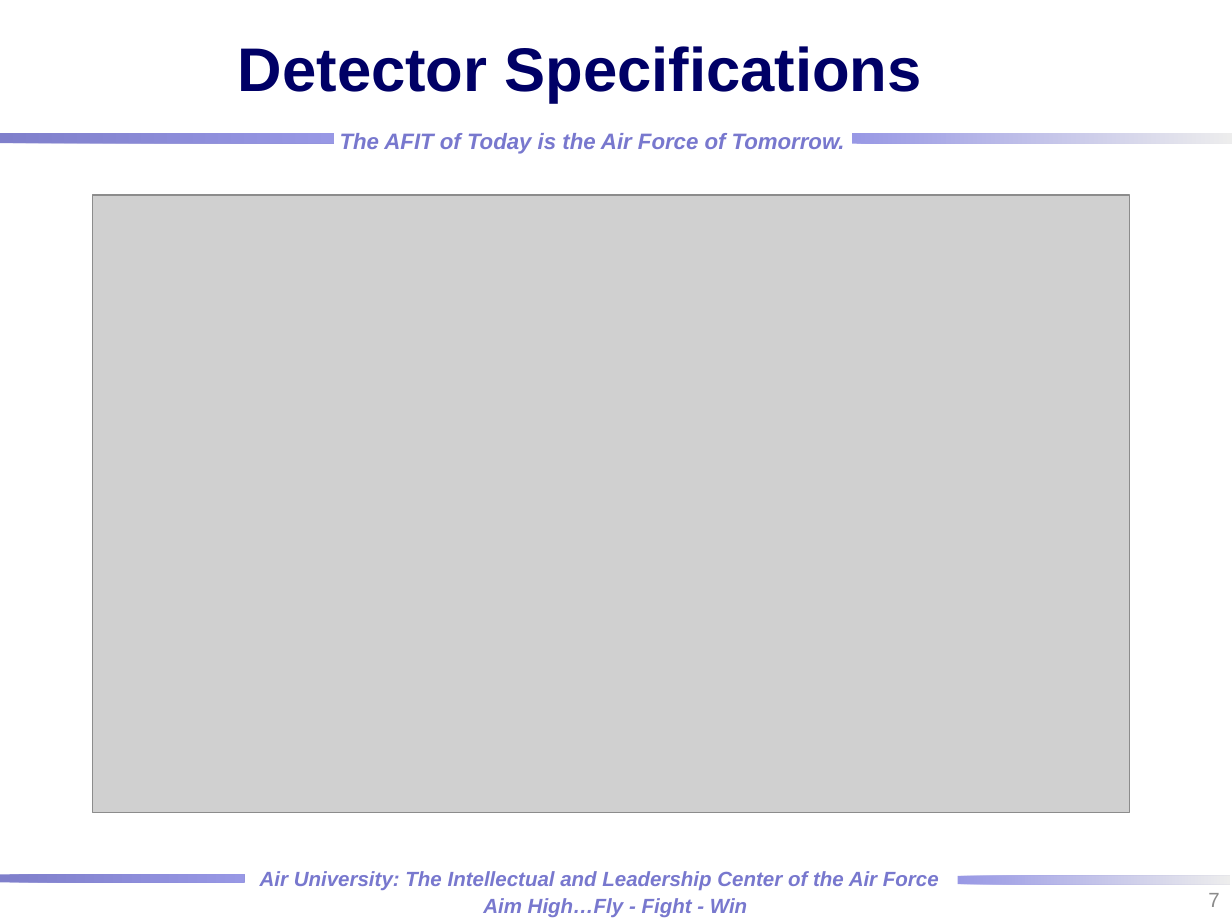
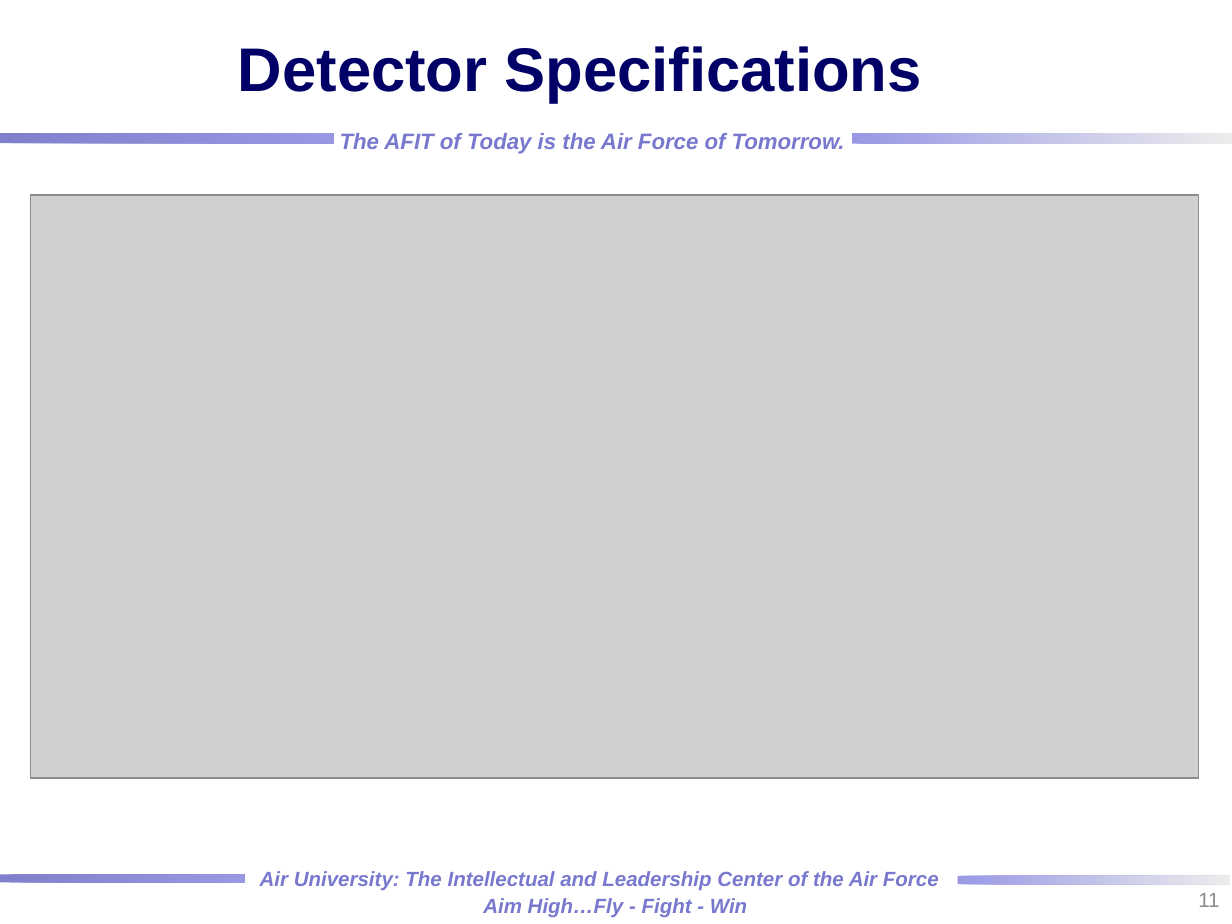
Before and after one commit to rtorzilli/GeDetector-Project, a slide deck: slide 11 of Report/HPGe_Automation Optimization_MCNP_Model.pptx (slide 7 before the commit). Drawn at 1232x924 pixels with LibreOffice and Linux fonts; fonts in the diff are those of the drawing; grey boxes stand for pictures; background and template pictures are left out. Boxes give left, top, right and bottom in pixels: in the first picture for what was removed or moved away, otherwise in the second. Text is boxed around its words. In the diff, an @@ line names an element or a change of style, - is before the commit and + after.

```diff
--- a/Report/HPGe_Automation Optimization_MCNP_Model.pptx
+++ b/Report/HPGe_Automation Optimization_MCNP_Model.pptx
@@ picture: place and size @@
-picture at (92,195,1130,812)
+picture at (31,195,1199,777)
@@ page number at (1198,893,1219,907): text changed @@
-7
+11
```
Also in this commit, not shown: 1 slide added, 2 other files.
